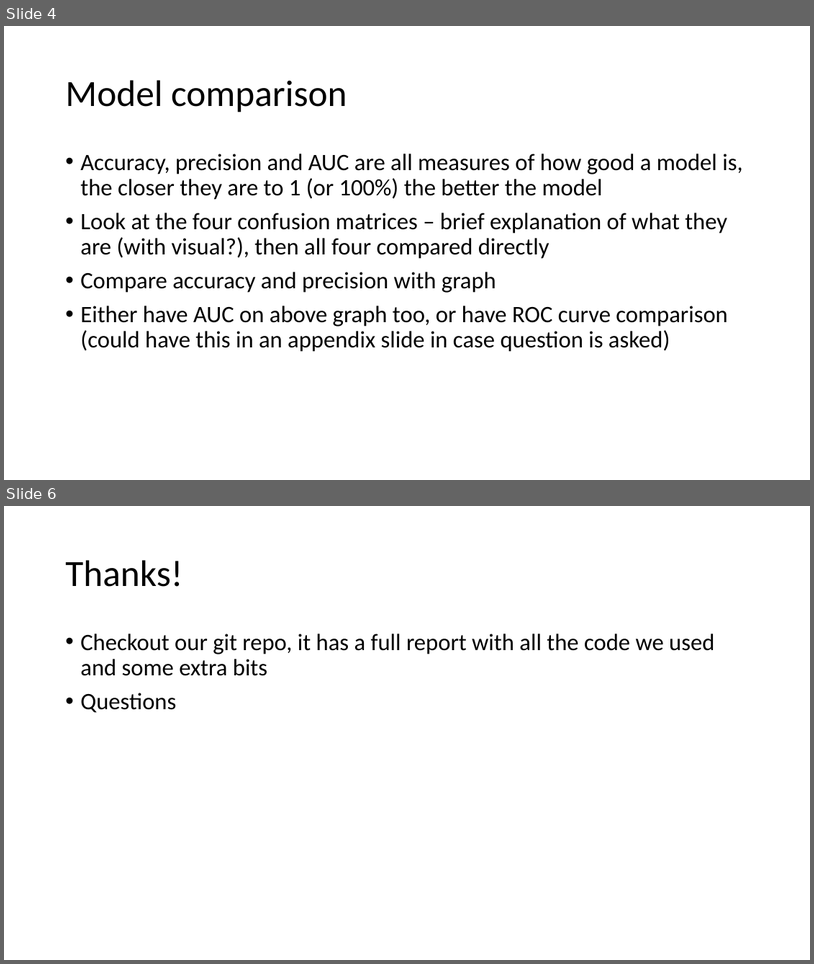
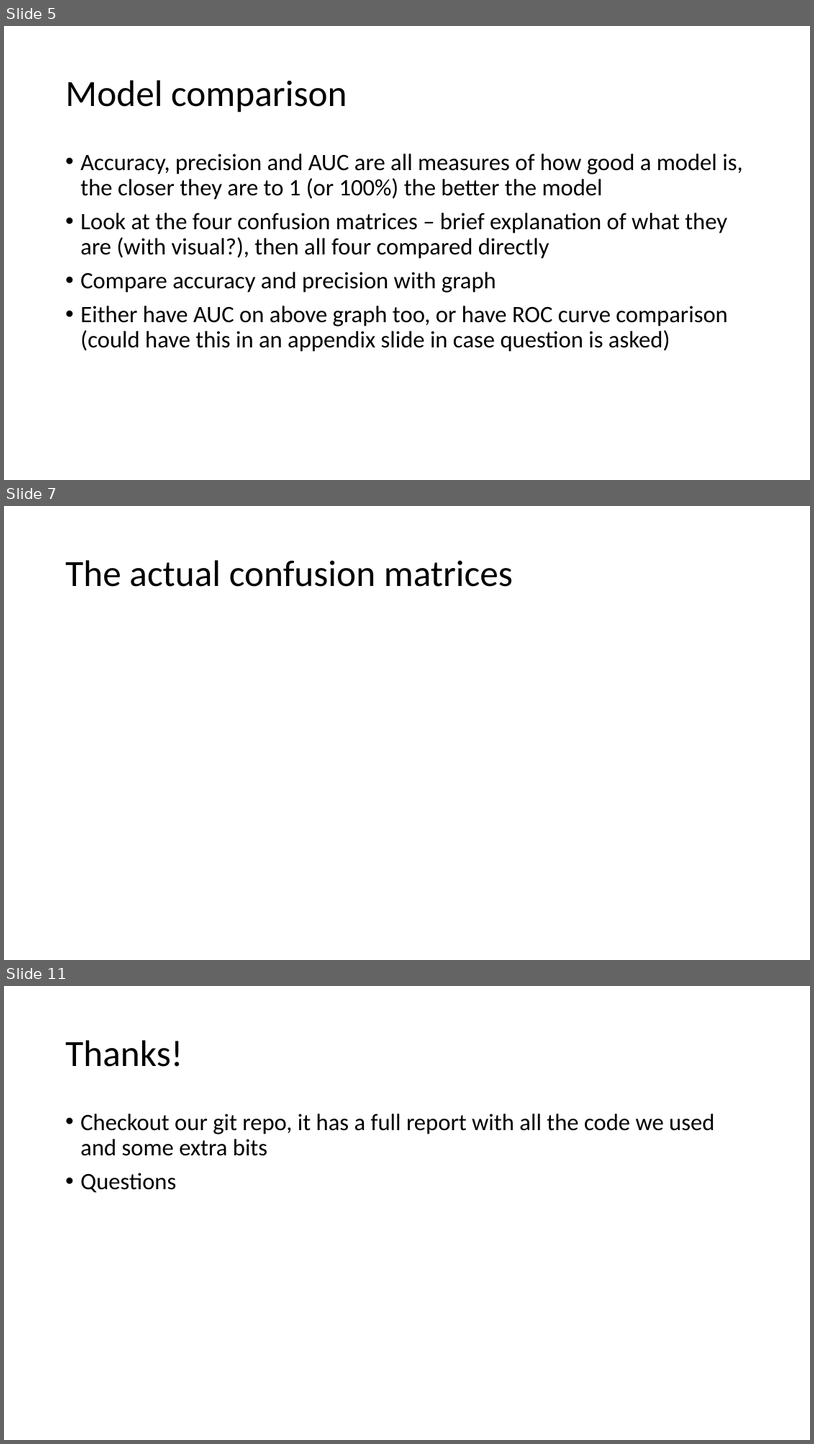
Before and after one commit to DaniiClarkee/Team4_CFG, a slide deck: Team4_presentation.pptx. Shown one above the other, each under a label of ours: slides 4 and 6 before the commit, slides 5, 7 and 11 after it; the slides between them are not shown. The pictures are 814x964 and 814x1444 pixels, drawn with LibreOffice and Linux fonts; fonts in the diff are those of the drawing. Boxes give left, top, right and bottom in pixels: in the first picture for what was removed or moved away, otherwise in the second. Text is boxed around its words. In the diff, an @@ line names an element or a change of style, - is before the commit and + after.

```diff
--- a/Team4_presentation.pptx
+++ b/Team4_presentation.pptx
@@ slide 7 added at (4, 506, 810, 960), background #FFFFFF @@
@@ title added at (65, 560, 513, 587), 44 pt, text #000000 @@
+The actual confusion matrices
@@ what was slide 4 is now slide 5 @@
@@ what was slide 6 is now slide 11 @@
```
Also in this commit, not shown: 3 slides changed, 4 other slides added, 10 other files.
